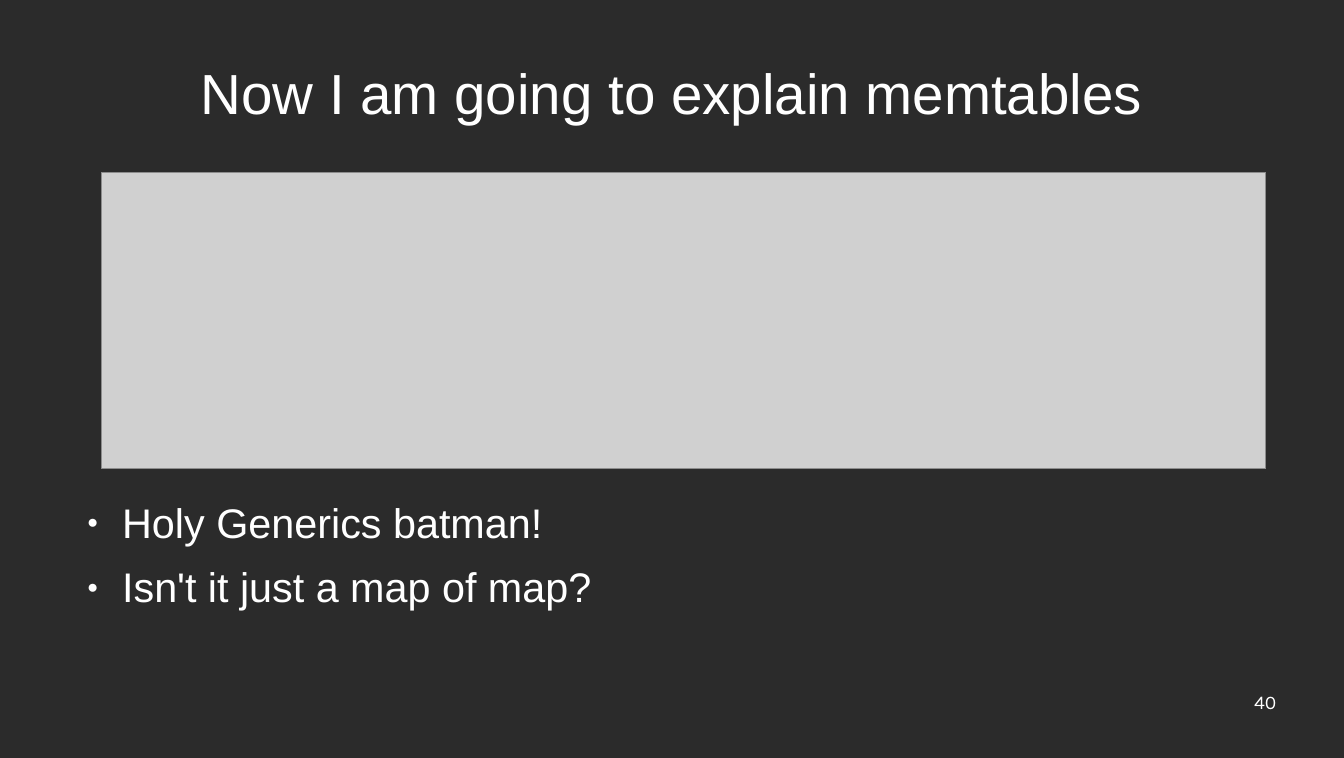
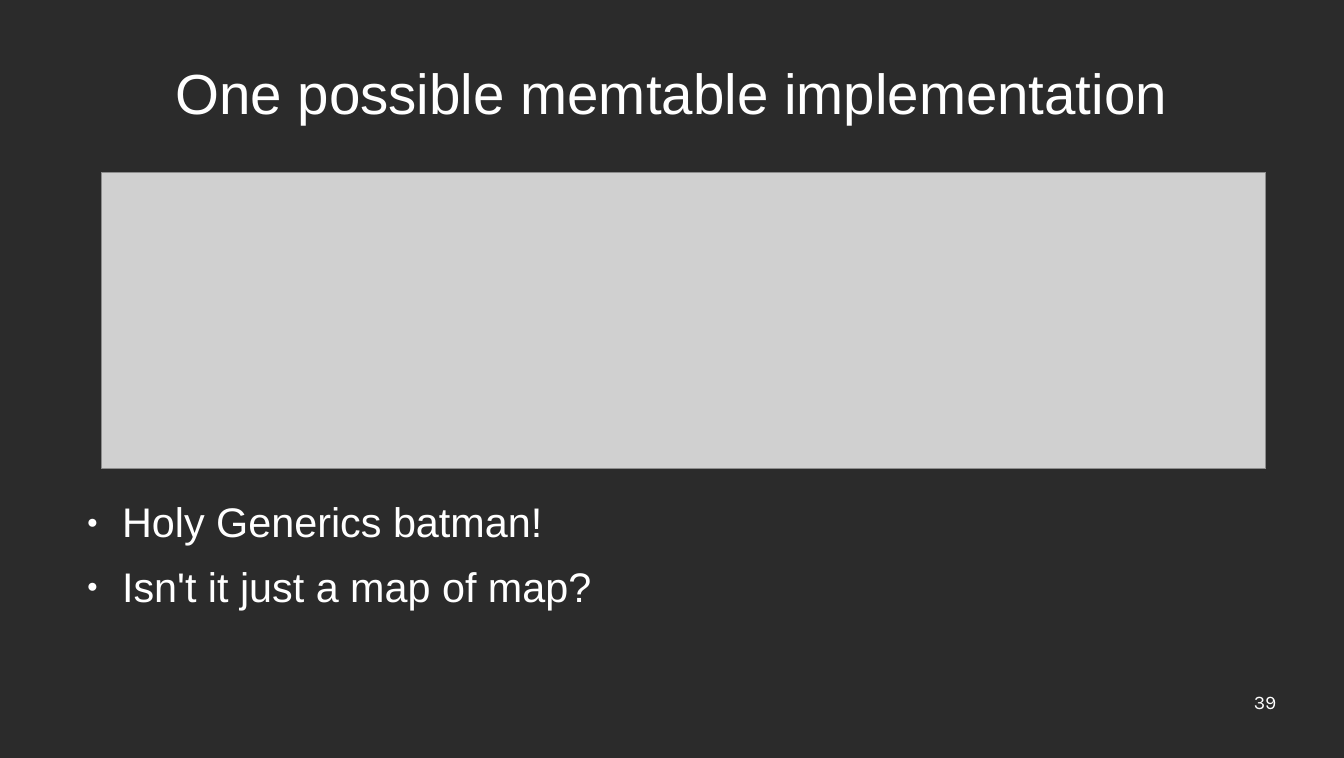
Before and after one commit to edwardcapriolo/nibiru, a slide deck: slide 39 of hexagons.ppt (slide 40 before the commit). Drawn at 1344x758 pixels with LibreOffice and Linux fonts; fonts in the diff are those of the drawing; grey boxes stand for pictures; background and template pictures are left out; a plain dark background stands for a picture behind light text. Boxes give left, top, right and bottom in pixels: in the first picture for what was removed or moved away, otherwise in the second. Text is boxed around its words. In the diff, an @@ line names an element or a change of style, - is before the commit and + after.

```diff
--- a/hexagons.ppt
+++ b/hexagons.ppt
@@ title at (175,73,1167,124): text changed @@
-Now I am going to explain memtables
+One possible memtable implementation
@@ page number at (1254,696,1277,710): text changed @@
-40
+39
```
Also in this commit, not shown: 7 other slides changed, 1 slide added, 2 slides removed.
